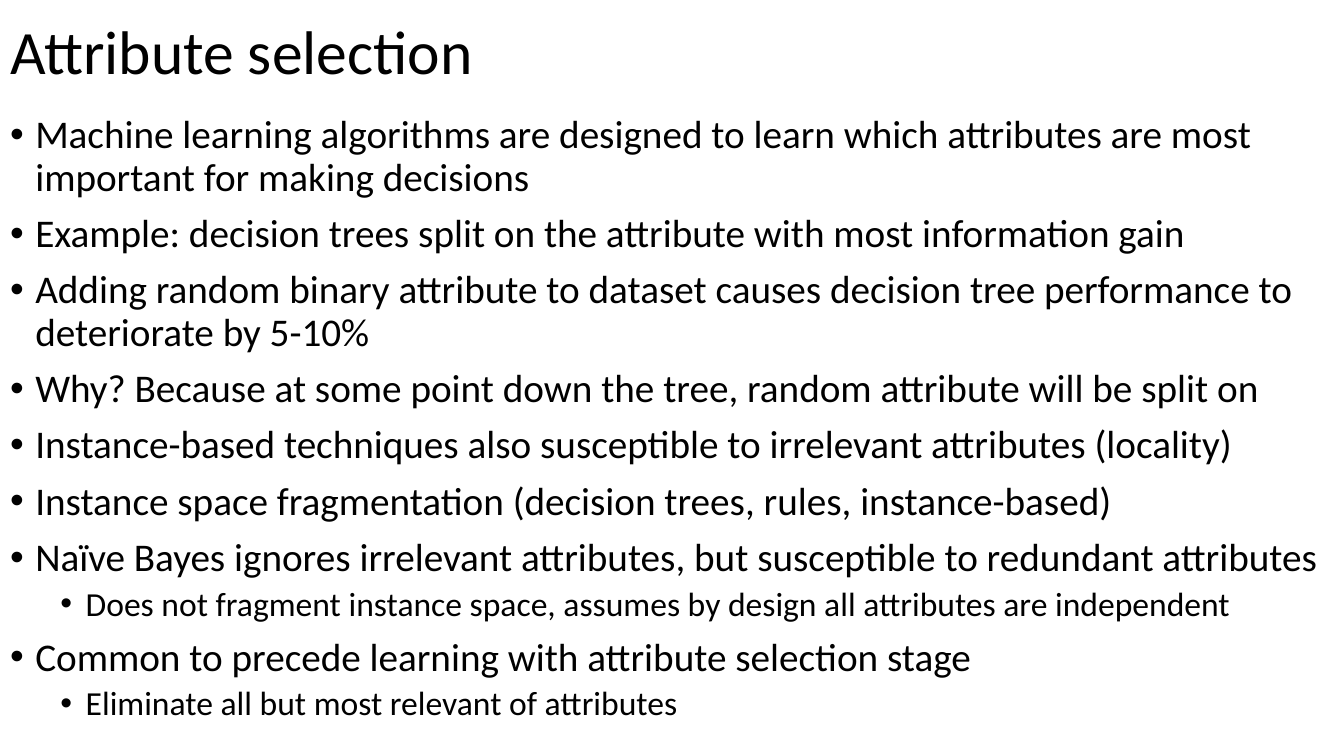
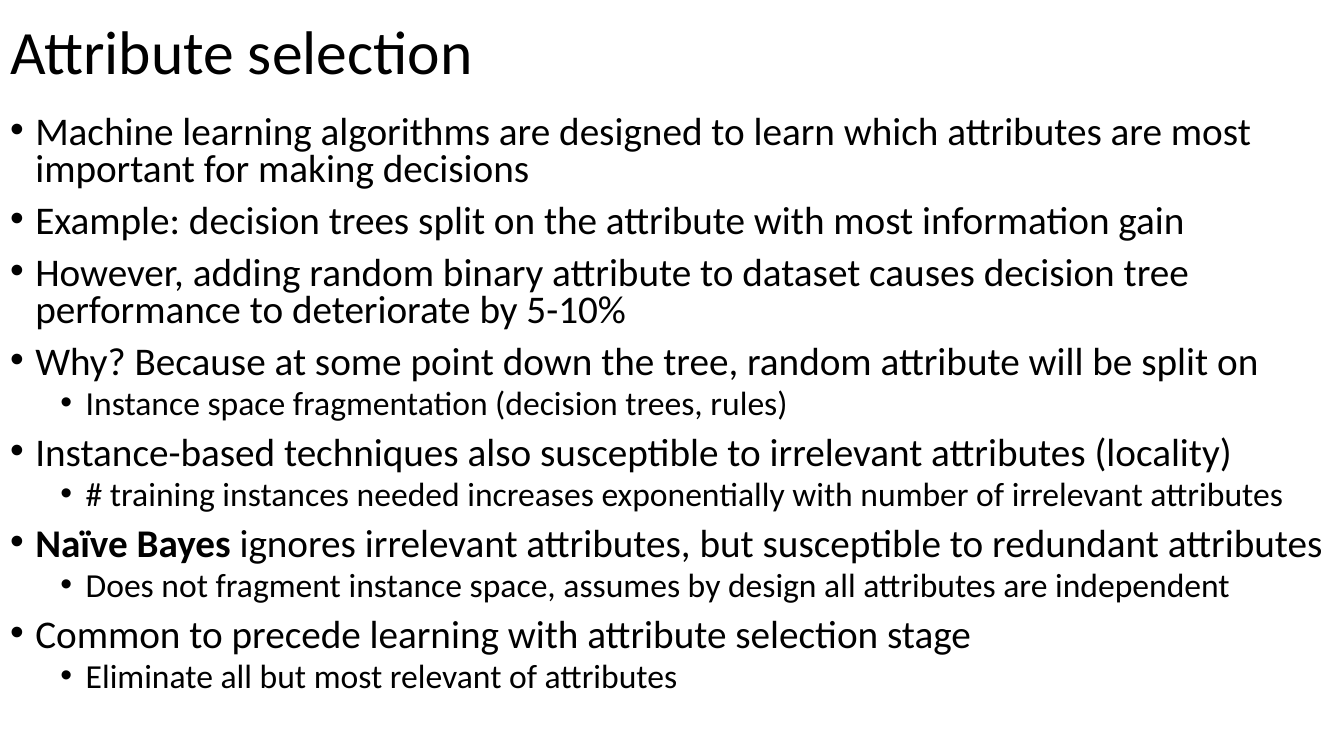
Before and after one commit to russellu/cs405, a slide deck: slide 4 of Lecture_14.pptx. Drawn at 1344x756 pixels with LibreOffice and Linux fonts; fonts in the diff are those of the drawing. Boxes give left, top, right and bottom in pixels: in the first picture for what was removed or moved away, otherwise in the second. Text is boxed around its words. In the diff, an @@ line names an element or a change of style, - is before the commit and + after.

```diff
--- a/Lecture_14.pptx
+++ b/Lecture_14.pptx
@@ text at [35,117,1322,689]: bold on in "Naïve Bayes"; line spacing 0.9 to 0.8 @@
@@ text at [35,258,1189,330]: text changed @@
-• Adding random binary attribute to dataset causes decision tree performance to deteriorate by 5-10%
+• However, adding random binary attribute to dataset causes decision tree performance to deteriorate by 5-10%
@@ text at [86,390,787,421]: paragraph added @@
+  • Instance space fragmentation (decision trees, rules)
@@ text at [110,482,1282,512]: text changed; size 28 to 24 pt @@
-• Instance space fragmentation (decision trees, rules, instance-based)
+  • # training instances needed increases exponentially with number of irrelevant attributes
```
Also in this commit, not shown: 13 other slides changed, 2 slides added, 1 slide removed, 2 other files.
